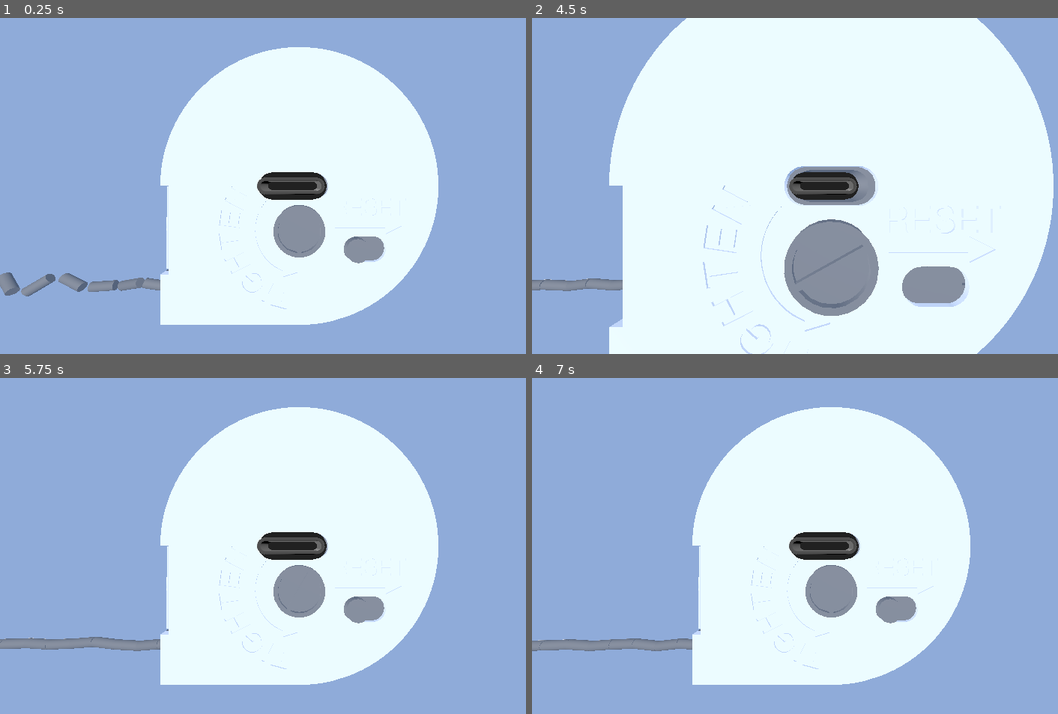
Above: before the commit, frames 1-4 (two rows, left to right).
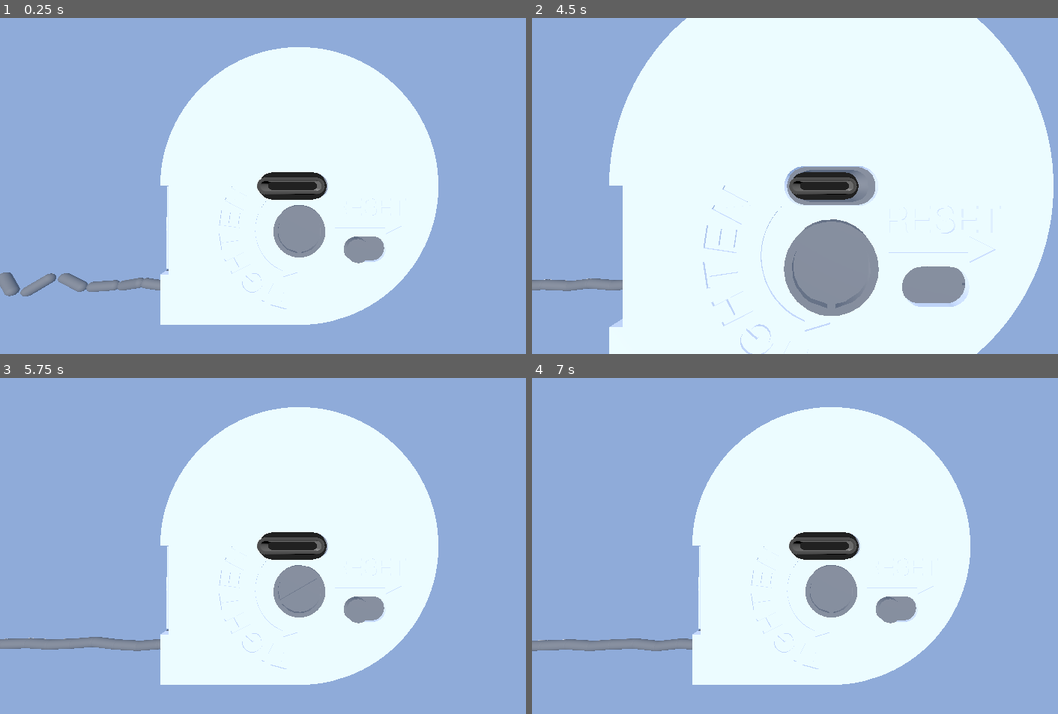
Above: after the commit, the same moments.

Repository: danielk5432/cable_holder_simulation
Game: Godot game, scene res://scene/mainscene.tscn
Two runs of this game, one before a commit and one after it. Both use one fixed random seed, a clock stepped at 60 frames per second and the inputs below.
Inputs (mouse positions are in pixels of both pictures, inside the frame that each line leads up to):
- Up to frame 1 (0.25 s): no input
- Up to frame 2 (4.5 s): move the mouse to (963, 169) at 0.52 s; hold Q (spincounterclock, bound only after the commit) 0.53-1.28 s; click (963, 169) at 0.67 s; tap Enter at 1.25 s; move the mouse to (710, 202) at 1.27 s; tap E (explode) at 1.35, 4.35 s; click (710, 202) at 1.42 s; tap Q (spincounterclock, bound only after the commit) at 1.55, 2.3, 2.85 s; tap R (reset) at 2, 4.25 s; move the mouse to (889, 112) at 2.02 s; hold W (spinclock) 2.03-2.78 s; click (889, 112) at 2.17 s; move the mouse to (800, 253) at 2.77 s; click (800, 253) at 2.92 s; move the mouse to (1010, 236) at 3.52 s; hold Q (spincounterclock, bound only after the commit) 3.53-4.28 s; click (1010, 236) at 3.67 s; move the mouse to (652, 135) at 4.27 s; click (652, 135) at 4.42 s
- Up to frame 3 (5.75 s): tap Q (spincounterclock, bound only after the commit) at 4.55, 5.3 s; move the mouse to (331, 546) at 5.02 s; hold W (spinclock) from 5.03 s (still down); click (331, 546) at 5.17 s
- Up to frame 4 (7 s): tap R (reset) at 5.75, 6.5 s; move the mouse to (742, 462) at 5.77 s; release W (spinclock) at 5.78 s; tap Q (spincounterclock, bound only after the commit) at 5.85 s; click (742, 462) at 5.92 s; move the mouse to (963, 529) at 6.52 s; hold Q (spincounterclock, bound only after the commit) from 6.53 s (still down); click (963, 529) at 6.67 s

The runs differ from the first frame. In frame 1, 0.1% of the frame differs, in the area x 0-28%, y 75-83%; in frame 2, 0.1%; in frame 3, less than 0.1%; in frame 4, less than 0.1%.

Commit message:
cable mesh changed to capsule

Diff:
--- a/project.godot
+++ b/project.godot
@@ -32,3 +32,8 @@
 "events": [Object(InputEventKey,"resource_local_to_scene":false,"resource_name":"","device":-1,"window_id":0,"alt_press …(192 unchanged characters)…
 ]
 }
+spincounterclock={
+"deadzone": 0.2,
+"events": [Object(InputEventKey,"resource_local_to_scene":false,"resource_name":"","device":-1,"window_id":0,"alt_pressed":false,"shift_pressed":false,"ctrl_pressed":false,"meta_pressed":false,"pressed":false,"keycode":0,"physical_keycode":81,"key_label":0,"unicode":113,"location":0,"echo":false,"script":null)
+]
+}
--- a/scene/line_segment.tscn
+++ b/scene/line_segment.tscn
@@ -8,10 +8,9 @@
 radius = 1.3
 height = 5.0
 
-[sub_resource type="CylinderMesh" id="CylinderMesh_f18h8"]
-top_radius = 1.3
-bottom_radius = 1.3
-height = 6.0
+[sub_resource type="CapsuleMesh" id="CapsuleMesh_us8gv"]
+radius = 1.3
+height = 8.0
 
 [sub_resource type="Skin" id="Skin_f18h8"]
 
@@ -24,6 +23,6 @@
 shape = SubResource("CapsuleShape3D_us8gv")
 
 [node name="MeshInstance3D" type="MeshInstance3D" parent="."]
-mesh = SubResource("CylinderMesh_f18h8")
+mesh = SubResource("CapsuleMesh_us8gv")
 skin = SubResource("Skin_f18h8")
 skeleton = NodePath("../..")
